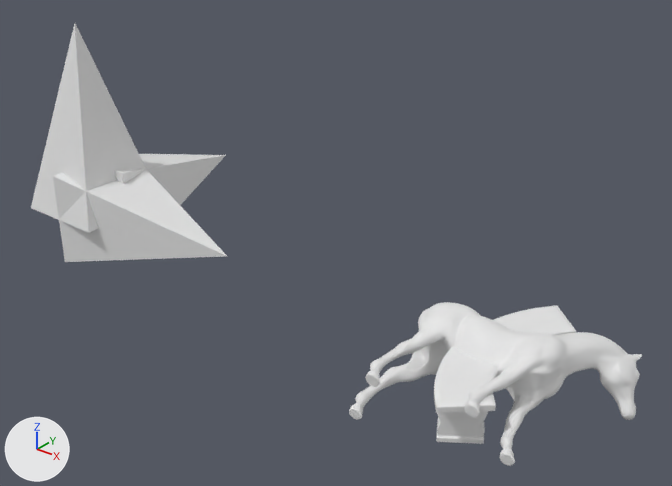
An edit to the OBJ model graphics/3DMesh/bench_regulier_tri_normed_centered_user_study.obj, drawn before and after from the same camera.
The view is the same before and after, from a camera (50 mm lens) standing at (2.91, -5.69, 4.08) and looking at (-2.0, 0.44, 0.28). Arrows for +X, +Y and +Z are at lower left; the lights stay in place. Where no turn or scale is listed for an object, it has been applied to the vertices.

Names of what the first picture shows: 'axisX', 'axisY', 'axisZ', 'bench_regulier_tri_normed_centered', 'horse_update_normed_centered_user_study'.
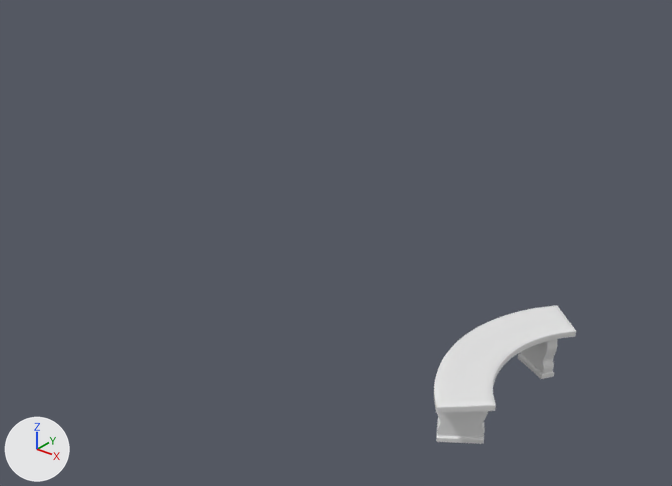
The newer file is also rescaled (x1.557) as a whole; pictures and numbers use the older file's frame.

What the commit changed:
Object 'axisX' (ob_axisx) is deleted.
Object 'axisY' (ob_axisy) is deleted.
Object 'axisZ' (ob_axisz) is deleted.
Object 'horse_update_normed_centered_user_study' (ob_horse_update_normed_centered_user_study) is deleted.

Pixel boxes [x1, y1, x2, y2] of what changed, in the pictures (672 x 486 px):
'horse_update_normed_centered_user_study', deleted
    before: [349, 302, 642, 466]
'axisZ', deleted
    before: [31, 23, 146, 232]
'axisX', deleted
    before: [53, 169, 227, 262]
'axisY', deleted
    before: [114, 154, 226, 205]
